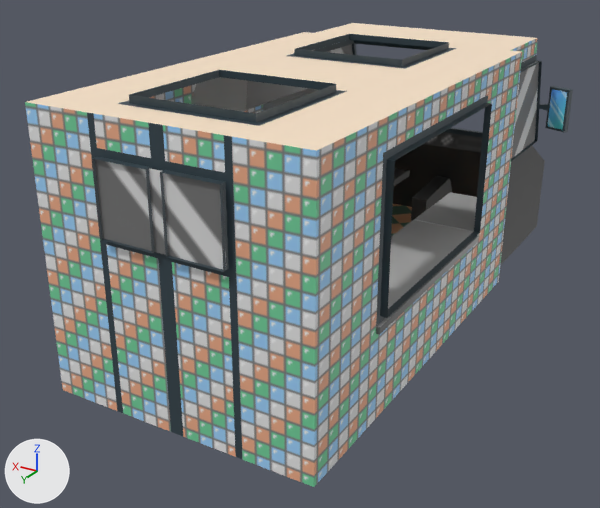
Renders of the Blender file Assets/Models/FoodTruck.blend from each side of a commit.
Both versions are drawn from a 50 mm camera at (-5.85, 10.73, 7.24) aimed at (0.5, 0.15, 1.95). Every picture has the same lights, and +X, +Y and +Z are marked at lower left.

The first picture shows 'Air Vent', 'Back Window', 'Counter', 'Food Truck', 'Food Truck Walls', 'Prep Table', 'Right Window'.
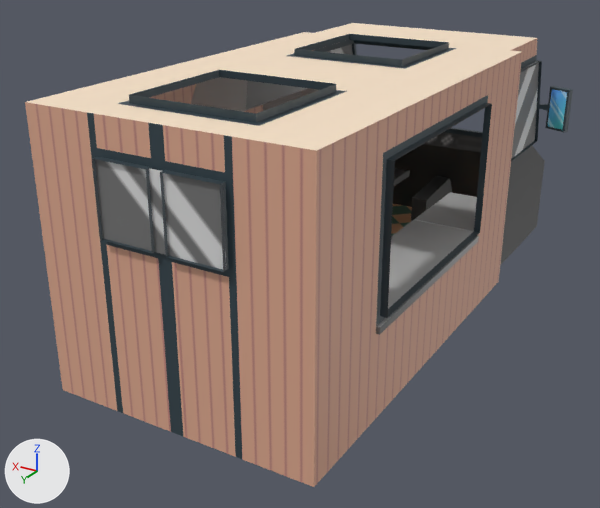
What the commit changed:
Picture 'Food Truck Wall 1.png' (img_food_truck_wall_1_png) is new.
Material 'Food Truck Wall 1.png' (mat_food_truck_wall_1_png) is new.
Its texture is img_food_truck_wall_1_png.
me_cube_016 has 71 vertices, 25 faces and spans x -2.0..2.0, y 1.0..5.0, z -4.06..4.0.
me_cube_016 no longer uses material mat_food_truck_wall_4_png (picture img_food_truck_wall_4_png).
me_cube_016 now uses material mat_food_truck_wall_1_png (picture img_food_truck_wall_1_png).

Changed parts and their boxes [x1, y1, x2, y2] in the pictures (600 x 508 px):
'Food Truck Walls', recoloured
    both: [25, 38, 537, 487]
